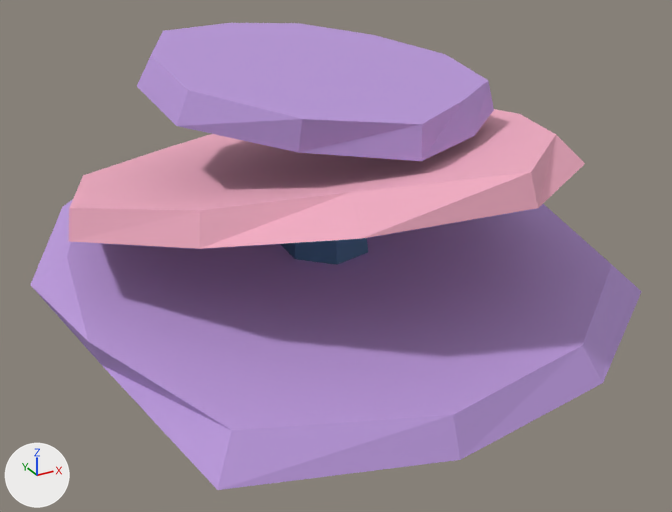
Before and after pictures for a commit that changed the glTF model Assets/ModelFactory/Models/DL-006/parts/plate_coral.glb.
The view is the same before and after, from a 50 mm camera at (-1.46, -2.74, 1.8) aimed at (0.0, -0.08, 0.47). Lighting does not change. The marker at lower left points along +X, +Y and +Z. The older version comes first. Where no turn or scale is listed for an object, it has been applied to the vertices. Vertices at exactly the same position are counted once.

Objects in the first picture: 'DL006_PlateCoral_coral_pink', 'DL006_PlateCoral_coral_violet', 'DL006_PlateCoral_shadow_blue'.
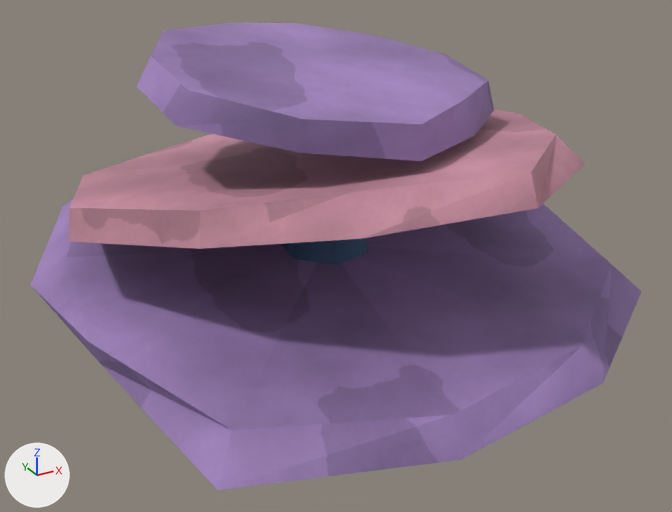
Changed parts and their boxes (x1, y1, x2, y2) in the pictures (672 x 512 px):
'DL006_PlateCoral_coral_violet', surface changed, recoloured (darker): (31, 23, 642, 490) in both
'DL006_PlateCoral_coral_pink', surface changed, recoloured (darker): (68, 109, 585, 249) in both
'DL006_PlateCoral_shadow_blue', surface changed: (280, 238, 368, 265) in both

The change, as a diff of the scene's bpy script:
```diff
--- a/Assets/ModelFactory/Models/DL-006/parts/plate_coral.glb.py
+++ b/Assets/ModelFactory/Models/DL-006/parts/plate_coral.glb.py
@@ img_detail_organic @@
+img_detail_organic = load_image('detail_organic', '_unpacked/detail_organic', 256, 256, 'sRGB')
@@ mat_coral_pink @@
 mat_coral_pink = bpy.data.materials.new('coral_pink')
-# nodes: BsdfPrincipled, OutputMaterial
-# colours: pink #f3adc4
+# nodes: BsdfPrincipled, Mix x2, OutputMaterial, TexImage, VertexColor
+# colours: pink #f3adc4, mixed with the vertex colours
+# uses the picture img_detail_organic
@@ mat_coral_violet @@
 mat_coral_violet = bpy.data.materials.new('coral_violet')
-# nodes: BsdfPrincipled, OutputMaterial
-# colours: purple #bc99dd
+# nodes: BsdfPrincipled, Mix x2, OutputMaterial, TexImage, VertexColor
+# colours: purple #bc99dd, mixed with the vertex colours
+# uses the picture img_detail_organic
@@ mat_shadow_blue @@
 mat_shadow_blue = bpy.data.materials.new('shadow_blue')
-# nodes: BsdfPrincipled, OutputMaterial
-# colours: blue #456990
+# nodes: BsdfPrincipled, Mix x2, OutputMaterial, TexImage, VertexColor
+# colours: blue #456990, mixed with the vertex colours
+# uses the picture img_detail_organic
@@ me_dl006_platecoral_coral_pink @@
 me_dl006_platecoral_coral_pink.from_pydata(...)  # 24 vertices, 44 faces; spans x -0.91..0.87, y -0.9..0.84, z 0.63..0.99
 # used by ob_dl006_platecoral_coral_pink; location = (0.0, 0.0, 0.0)
+# me_dl006_platecoral_coral_pink part 1: vertex colours changed
 me_dl006_platecoral_coral_pink.materials.append(mat_coral_pink)
@@ me_dl006_platecoral_coral_violet @@
 me_dl006_platecoral_coral_violet.from_pydata(...)  # 48 vertices, 88 faces; spans x -0.98..1.01, y -1.07..1.04, z 0.29..1.23
 # used by ob_dl006_platecoral_coral_violet; location = (0.0, 0.0, 0.0)
+# me_dl006_platecoral_coral_violet part 2: texture (UV) coordinates changed
+# me_dl006_platecoral_coral_violet part 3: vertex colours changed
 me_dl006_platecoral_coral_violet.materials.append(mat_coral_violet)
```
